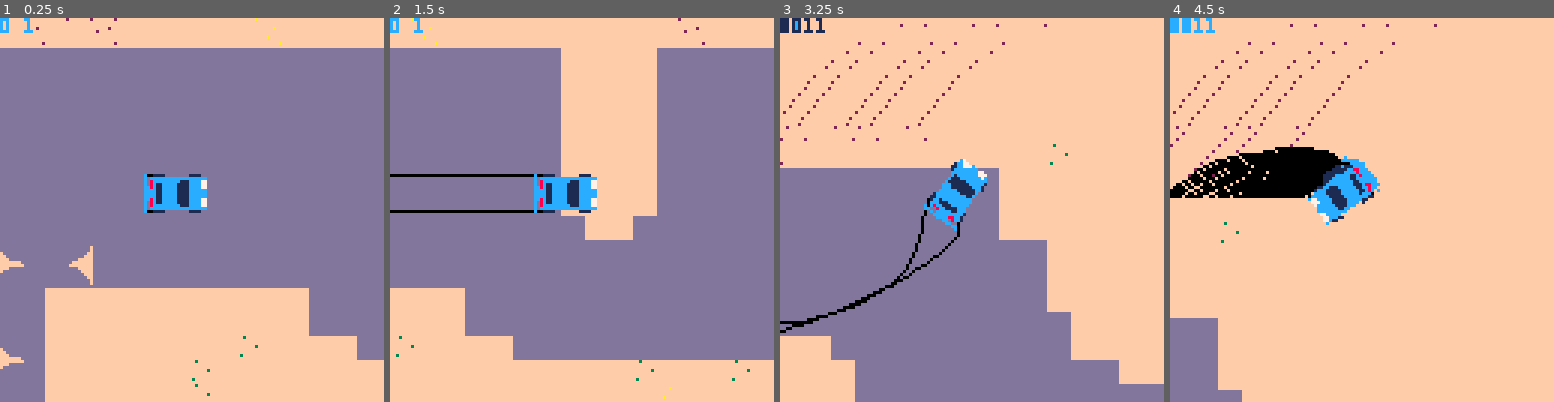
Above: before the commit, frames 1-4 (left to right).
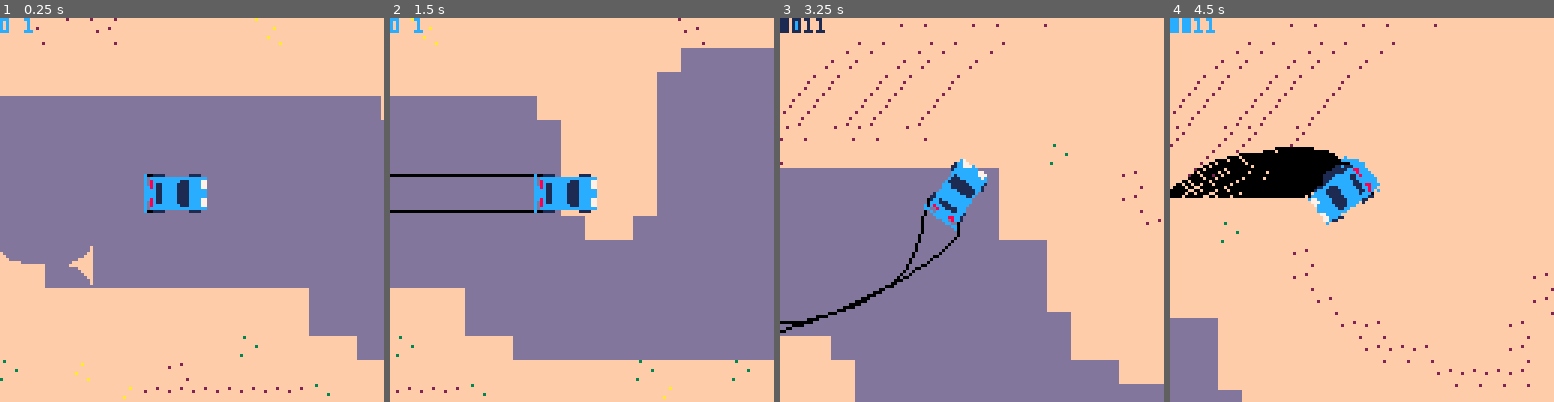
Above: after the commit, the same moments.

Repository: graearea/pico8
Game: PICO-8 cartridge skidmarks.p8
Two runs of this game, one before a commit and one after it. Both use one fixed random seed, a clock stepped at 60 frames per second and the inputs below.
Inputs:
- Up to frame 1 (0.25 s): no input
- Up to frame 2 (1.5 s): no input
- Up to frame 3 (3.25 s): hold Left 1.97-2.37 s; hold Right from 2.87 s (still down)
- Up to frame 4 (4.5 s): release Right at 3.53 s; hold Right from 4.13 s (still down)

The runs differ from the first frame. In frame 1, 17% of the frame differs, in the area x 0-100%, y 7-100%; in frame 2, 6.4%; in frame 3, less than 0.1%; in frame 4, 0.3%.

Commit message:
shitty map

Diff:
--- a/skidmarks.p8
+++ b/skidmarks.p8
@@ -260,27 +260,27 @@
 00000000000000000000000000000000000000000000000000000000000000000000000000000000000000000000000000000000000000000000000000000000
 00000000000000000000000000000000000000000000000000000000000000000000000000000000000000000000000000000000000000000000000000000000
 00000000000000000000000000000000000000000000000000000000000000000000000000000000000000000000000000000000000000000000000000000000
-000000707000a0b0c0b1c1b1c1b0c0a1b1c1b3c3d3000000005000b2c2b2c2000000000000000000000000000000000000500000000000000000000000a1b1a1
+00000000000000000000000000000000500000000000000000000000000000000000000000000000000000000000000000500000000000000000000000a1b1a1
 b1a2b2c2c1c1a10050000000000000000000000000000000000000000000000000a1b1c1a1b1c1c1000000000000000000000040000000000000000000000000
-000000000070a1b1c1b2c2b2c2b1b1c1b2c2d200000040000000a0b0b2c2d2000000000000000000000000000000000000000070000000000000000000a2b2a2
+00000000000000000000000000000000000000000000000000000000000000005000000000000000000000000000000000000070000000000000000000a2b2a2
 b2c2a2b2c2c2a1b1c1a10000000000000000000000000000000000000000500000a2b2c2a2b2c2c2000000000000000000000000400000000000000000000000
-0000000000a0a2b2c2b1c1c2b1c1b2c2b3c3d300000000000050a1b1c1d1d30000000000000000000000000000000000000000000000000000005000000000a1
+000000000000000050000000500000500000500000000000000000000000000050500000000000000000000000000000000000000000000000005000000000a1
 b1c1a1b1c1c1a1b1c1c10000005000000000000000000000000050000000000000a1b1a2b2c2c1c1000000000000000000000000400000000000000000000000
-0000000000a1b1c1c3b2c2c3b2c2c3d3000000000040000000a0b0b2c2d2000000000000000050000000500000500000500000000000007000000000000000a2
+000000000000005000000000000000000000505000000000000000000000000000500000000050000000500000500000500000000000007000000000000000a2
 b2c2a2b2c2c2a2b2c2c2b1c1a10000000000000050000000000070000000000000a2b2c2a2b2c2c2000000000000000050000000004050000000000000000000
-0000000000a2b2c2d20070000000000000000000000000a0b0c0b1c1d1d300000000000000500000000000000000000050500000000000000000000000000000
+00000040000040000000000000000000000000500000500040000000000000000000000000500000000000000000000050500000000000000000000000000000
 a2b2c2a1b1a2b2c2a1b1c1a1b1c1a1a1b1c1a1b1c1a1b1c1a1a1b1c1a1b1c1a1a1a1b1c1a1b1c1c1000000005000000000000000000000000000000050000000
-0000000000b1c1b1c1b1c1b1c1b1c1b1c1b1c1b1c1b1c1b1c1c1b2c2d24040400040000040000000000000000000000000505000000000000000005000000000
+00000000000000000000400000000000000000000000505000000000400000004000000040000000000000000000000000505000000000000000005000000000
 a1b1c1a2b2c2a2b2a1b1c1a1b1c1c1a1b1c1a1b1c1a1b1c1c1a1b1c1a1b1c1c1a1a2b2c2a2b2c2c2005000000000000000000000004040000000000000000000
-0050000000b2c2b2c2b2c2b2c2b2c2b2c2b2c2b2c2b2c2b2c2c2d2c3d30000000000000000000000400000000000000000000000500000000000007000005000
+00500000000000000000000000004000000040000000005000000000000000000000000000000000400000000000000000000000500000000000007000005000
 a2b2c2a1b1c1a1b1a2b2c2a2b2c2c2a2b2c2a2b2c2a2b2c2c2a2b2c2a2b2c2c2a2b2c2a2b2c2c200000000000000000000000000000040000000000000000000
-0000000000a2b2c2b1c1b1c1b1c1b1c1b1c1b1c1b1c1c2d2b3c3d350000000000000000000000000000000004000000040000000005000000000000000000000
+00000000000050000000000000000000000000000000000000000000000000000000000000000000000000004000000040000000005000000000000000000000
 000000a2b2c2a2b2a1b1a2b2c2c1c1a1b1a2a1b1a2b2c2c1c1a1b1a2b2c2c1c1a1b1a2b2c2c1c150000000000000000000000000004000000000000000000000
-0000000050a3b3c3b2c2b2c2b2c2b2c2b2c2b2c2b2c2c3d300000000000000000000000050000000000000000000000000004040505000000000500000007000
+00000000000000000000000000000000000000000000400000000000000000000000000050000000000000000000000000004040505000000000500000007000
 000000000000a1b1a2b2c2a2b2c2c2a2b2c2a2b2c2a2b2c2c2a2b2c2a2b2c2c2a2b2c2a2b2c2c250000000500000000000000040000000000000000000000000
-00000000000000000000000000000000000000000000000050000000000000500000000000000000000000000000000000000040000000000000005000000000
+00000000000000000000500000000000000000000000000050000000000000500000000000000000000000000000000000000040000000000000005000000000
 000000000000a2b2a1b1c1a1b1c1c1a1b1c1a1b1c1a1b1c1c1a1b1c1a1b1c1c1a1b1c1a1b1c1c100000000000000000000000000000000000000000000000000
-00000000000000000000000000000000000000000000007000000000000000000000000000000000000000000000000000500040000000000000000000000000
+00000000000000000000000000000000000000000000000000000000000000000000000000000000000000000000000000500040000000000000000000000000
 7000000000000000a2b2c2a2b2c2c2a2b2c2a2b2c2a2b2c2c2a2b2c2a2b2c2c2a2b2c2a2b2c2c200000000005000000040000000000000000000000000000000
 00000000000000500000000000000000000040000000000000007000500000000050000000500050000000000000500050000040000000000000000000000000
 00007000700000000000000000000000400000000000000000000000500000000000000000500000000000504050000000000000000000000000000000000000
@@ -324,45 +324,45 @@
 00005000000000000000000000000000000000000000000000000000000000000040004000400000000000000000000000000000000000000000000000000000
 __map__
 0000000505050000000000070000000000000000000005000000000000050500050500050000000000000000000000000000000000000000000000000000000000000000000000000000000000000000000000000000000000000000000000000000000000000000000000000000000000000000000000000000000000000000
-0000050000050000000000000700000000000000000000050000010000050000000000000000000000040000000000000000000000000000000000000000000000000000000000000000000000000000000000000000000000000000000000000000000000000000000000000000000000000000000000000000000000000000
-001a1b1c1a1b1c1a1b1c1a1b1a1b1c1a1b1c000000001a1a1b1c1a1b1c1a1a1b1c1a1a1b1c1a1b000000000000000000000000000000000000000000000000001a1b1c1a1b1c1a000000000000000000000000000000000000000000000000000000000000000000000000000000000000000000000000000000000000000000
-002a2b2c2a2b2c2a2b2c2a2b2a2b2c2a2b2c000000002a1a1b1c1a1b1c1c1a1b1c1c2a2b2c2a2b000000000000000000000000000000000000000000000000001a1b1c1a1a1b1c1a1b1c1a0005000005000005000500000500000005000000000500000000000000050000000000050000000500000505000000000000000000
-001a1b2a2b2c1c1a1b2a2b2c1a1b2a2b2c1c000000001a2a2b2c2a2b2c2c2a2b2c2c1a1b2a2b2c0000000000000000000000000000000000000000001a1b1c1a2a2b2c2a1a1b1c1a1b1c1a1b1c1a1b1c1a0000000000000000000000000000000000000000000000000000000000000000000000000000000000000000000000
-002a2b2c2a2b2c2a2b2c2a2b2a2b2c2a1414000000002a1a1b2a2b2c1c1c2b2c1c1c1a1b1c1a1b1c1a0000000000000000000000000000000000001a1a1b1c1a1a1b2a2b2a2b2c2a2b2c1a1b1c1a1b1a1b1c1a1b1c1a000000000000000000000000000000000000000000000000040404000000000000000000000000000000
-001a1b1c1a1b1c1a1b1c1a1b1a1b1c1a1414000000001a2a2b2c2a2b2c2c2a2b2c2c1a1b1c1a1b1c1c0000000000000000000000000000000000001a2a2b2c2a2a2b2c2a1a1b2a2b2c1c2a2b2c2a2b1a1b1c1a1b1c1c000000000000000000000000000004000004000004000000000000000000000000000000000000000000
-002a2b2c2a1a1b1c1a1a1b1c1a1b1c1a1414000000002a1a1b1c1a1b1c1c1a1b1c1c2a2b2c2a2b2c2c0000000000000000000000000000001c1a1b1b1a1b2a2b1a1b1c1a2a2b2c2a2b2c1a1b2a2b2c2a2b2c2a2b2c2c000004000000000000000400040000000000000000000000000000000000000000000000000000000000
+0000050000050000000000000700000000000000000000050000010000050000000000000000000000040000000000000000000000000000000505050000000000000000000000000000000000000000000000000000000000000000000000000000000000000000000000000000000000000000000000000000000000000000
+00000000000000000000000000000000000000000000001a1b1c1a1b1c1a1a1b1c1a1a1b1c1a1b000000000005000000000000000000000505050000000000001a1b1c1a1b1c1a000000000000000000000000000000000000000000000000000000000000000000000000000000000000000000000000000000000000000000
+000000000000000000000000000000000000000000002a1a1b1c1a1b1c1c1a1b1c1c2a2b2c2a2b000000000005000000000000000000050500000000000000001a1b1c1a1a1b1c1a1b1c1a0005000005000005000500000500000005000000000500000000000000050000000000050000000500000505000000000000000000
+001a1b2a2b2c1c1a1b2a2b2c1a1b2a2b2c00000000001a2a2b2c2a2b2c2c2a2b2c2c1a1b2a2b2c0000000000000500000000000000000500000000001a1b1c1a2a2b2c2a1a1b1c1a1b1c1a1b1c1a1b1c1a0000000000000000000000000000000000000000000000000000000000000000000000000000000000000000000000
+002a2b2c2a2b2c2a2b2c2a2b2a2b2c2a1414000000002a1a1b2a2b2c1c1c2b2c1c1c1a1b1c1a1b1c1a0000000000050500000000000500000000001a1a1b1c1a1a1b2a2b2a2b2c2a2b2c1a1b1c1a1b1a1b1c1a1b1c1a000000000000000000000000000000000000000000000000040404000000000000000000000000000000
+001a1b1c1a1b1c1a1b1c1a1b1a1b1c1a1414000000001a2a2b2c2a2b2c2c2a2b2c2c1a1b1c1a1b1c1c0000000000000505050000000500000000001a2a2b2c2a2a2b2c2a1a1b2a2b2c1c2a2b2c2a2b1a1b1c1a1b1c1c000000000000000000000000000004000004000004000000000000000000000000000000000000000000
+002a2b2c2a1a1b1c1a1a1b1c1a1b1c1a1414000000002a1a1b1c1a1b1c1c1a1b1c1c2a2b2c2a2b2c2c0000000000000000000505050500001c1a1b1b1a1b2a2b1a1b1c1a2a2b2c2a2b2c1a1b2a2b2c2a2b2c2a2b2c2c000004000000000000000400040000000000000000000000000000000000000000000000000000000000
 001a1b1c1d1a1b1c1a1a1b1c1a1b1c1c1414000000001a2a2b2c2a2b2c2c2a2b2c1a1a1b2a2b2c1c1c1b000000000000000000000000001b1a1b1c1a2a2b2c2a2a2b2c2a1a1b1c1a1b1c2a2b2c2a2b1a1b1a1b1c1a1b1c1a00000000000000000004000005000700000000000000000000000000000000000000000000000000
 002a2b2c2d2a2b2c2a2a2b2c2a2b2c2c14142a00002a1a1b1c1a1b1c2a0000002a1a2a2b2c2a2b2c2c1b000000000000000000000000002b1a1b1c2a1a1b1c1a1b1c1c1b2a2b2c2a2b2c1a1b1c1a1b2a2b1a1b1c1a1b1c1c00000000000000000004000500000705000000000000000000000000000000000000000000000000
 003a3b3c3d1a1b2a2b1a1b2a2b2c1c1c1414141414142a2b2c2a2b2c00000000002a1a1b1c1a1b1c1c2b1a1a000000000000000000001a1b2a2b2c1a2a2b2c2a2b2c2c000000000000002a2b2c2a2b1a1b2a2b2c2a2b2c2c0005000000000000001a1b1c1a1b1c1a000000000000000000000000000000000000000000000000
-000a0b0c0d2a2b2c2a2a2b2c2a2b2c2c1414141414141a1b2a2b2c1c00000000001a2a2b2c2a2b1a1b1c1a1b1a1a000000000000002c1a1b1a1b2a2a2b2c2a2b2c2c000000000000000000000700002a2b1a1b1a1b1c1a1b1c1a000000000000001a1b1c1a1b1c1c070004000000000000000400000400040400000000000000
-001a1b00000000000000000000001c1c2a141414142a2a2b2c2a2b2c00000000002a2b2c2a2b2c1a1a1b1c1a1b1c1a0000000000001c2a2b2a2b2c2a2b2c2c0000000000000000000000000000000000002a2b1a1b1c1a1b1c1c000000000000002a2b2c2a2b2c2c000007000004000000000000040000040400000000000000
-002a2b00000000000000000000002c2c1a1b141c2b1a1a1b1c1a1b1c00000000001a1b1c1a1b1c2a1a1b1c1a1b1c1c00000000002b2c1a1b1a1b1c1a1b1c1c0000000000000000000000000000000000001a1b2a2b1a1b1c1a1b1c1a00000000001a1b2a2b2c1c1c000000000000000000000000000000000000000000000000
-003a3b000000000000000004000000002a2b2c2c3b2a2a2b2c2a2b2c00000000002a2b2c2a2b2c1a2a2b2c2a2b2c2c000000001a1b1c2a2b2a2b2c2a2b2c2c000000001a1b1c1a1b1c1a000000000000002a2b1a1b1a1b1c1a1b1c1c00000000002a2b2c2a2b2c2c000007000000070507000000000500000000000000000000
-000a0b00000000000004000000000000000000000004000000040000040400000000000000001a2a1a1b2a2b2c1c1c000700001a1b1c1a1b1c1a1b1c1c0000000000001a1b1c1a1b1c1c0000000000000000002a2b2a1a1b1c1a1b1c1a000000001a1b1c1a1b1c1c000000000000070000000707070707070700000000000000
-001a1b0000000000000400000000000000000000000007000000000500040000000000000000001a2a2b2c2a2b2c2c000000002a2b2c2a2b2c2a2b2c2c0000001a1b1c1a1b1c1a2b2c2c1a00000000000000001a1b1a1a1b1c1a1b1c1c000000002a2b2c2a2b2c2c000000000000000000000000000000000007070000000000
-002a2b0000000404040000000000000000050005000700000000040000000000000000000004002a1a1b1a1b1c1a1a1b1c1a1b1a1b2a2b2c1c1c0000000000001a1b1c1a1b1c1c2c1c1c1c1b1c1a00000000002a2b2a2a2b2c2a2b2c2c000000001a1b1c1a1b1c1a000000000000000000000000000000000000050000000000
-003a3b000000000000000000000000000000070705000000000505000004001a1b1c1d00000000002a2b1a1b1c1a1a1b1c2a2b2a2b2c2a2b2c2c0000000000002a2b2c2a2b2c2c2b2c2c2c1b1c1c000000000000001a1a1b2a2b2c1c1c000000001a1b1c1a1b1c1c000000000000000000000000000000000000050000000000
-001a1b0000000000000000000000000000070705151515151515150a0b0c1b1c2b2c2d00000000001a1b2a2b2c2a2a2b2c1a1b1a1b1c1a1b1c1c0000001a1b1c1a1b1c1a2c1c1c1b1c1c1c2b2c2c000000000000002a1a1b1c1a1b1c1a000000002a2b2c2a2b2c2c000000000000000000000000000007000000000000000000
-002a2b0000000505050000000000000000000700151515151515151a1b1c2b2c3b1b1c00000000001a1b1a1b2a2b1a1b2a2a2b2a2b2c2a2b2c2c0000001a1b1c1a1b1c1c2b2c2c2b2c2c2c2c1c1c1a000000000000001a1b1c1a1b1c1c070000001a1b2a2b2c1c1c000000000000000000000000000000000000050000000000
-003a14000000000007000000050000000a000000151515151515152a2b2c2d2a2b2b2c04000000042a2b2a2b2c1a2a2b2c1a1b1c1a1b1c1c00000000052a2b2c2a2b2c2c1b1c1c1a1b1c1c2b2c2c1c0000000000001a1b1c1a1b1c1a2c000000072a2b2c2a2b2c2c070007000400000000000000000000000007000000000000
-00001a000000000400000000070400070000001d0b0c0d000000151b1c1b1c3a3b3c3d00000000001a1b1a1b1c1a1a1b1c2a2b2c2a2b2c2c00000000001a1b2a2b2c1c1c2b2c2c2a2b2c2c1b1c1c2c0500040400001a1b1c1a1b1c1c1c000500001a1b1c1a1b1c1c000000000404070007000000000000000005000700000000
-00002a000000000004000004000000000000002d1b1c1d000005002b2c2b2c0400000000000000002a2b2a2b2c2a2a2b2c2a2b2c2c000000000000001a1b1c1a1b1c1a2c0000002a2b2c2a2b2c2c1c1b1c1a04001a1b1c1a1b1c1a2c2c050000052a2b2c2a2b2c2c000000000000000000070007070707070700000000000000
-00003a00000000000000040000000000000000142b2c2d000004001a1b1c1d0707050000000000001a1b1c1a1b1a1b2a2b2c1c1c00000005000000001a1b1c1a1b1c1c1c000007002a2b2c2a2b2c2c1b1c1c00001a1b1c1a1b1c1c1c1c050000001a1b1c1a1b1c1a000000000000040000000000000000000707070007000000
-00000000000000000000000000001c000000003a3b3c140c0d00001b1c1b1c00000700000000000000002c2a2b2a2b2c2a2b2c2c00000000000000002a2b2c2a2b2c2c2c000000001a1b1c1a1b1c1c2b2c2c1c1a1b1c1a2a2b2c2c2c2c000400041a1b1c1a1b1c1c000000000000000000000000000000000000000000000000
-0000000000000000000000000000000000000000001a1b1c1d00002b2c2b2c00040000070000000000000000000000000000000000000000000000001a1b2a2b2c1c1c00000000002a2b2c2a2b2c2c2c1c1c1c1a1b1c1c2b2c1c1c1c00050500002a2b2c2a2b2c2c000000000000000400000000000000000000000000070700
-000000000000000000000000000000000500000a0b2a2b2c2d00001b1c1b1c00000004000007000000050000000000000000000000000000000000002a1a1b1c1a1b1c1a000000000005002a2b2c2a2b2c2c2c2a2b2c2c2a2b2c2c2c00050000001a1b2a2b2c1c1c000000000000000000000000000000000500000000000700
-000000000000000000000000000000000000001a1b143b3c3d00002b2c2b2c00000000000000000700000000000000040000050500000000000000001a1a1b1c1a1b1c1c000000000000001a1b1c1a1b1c1c2a2b2c1c1c1a1b1c1c0000000000002a2b2c2a2b2c2c070000000000000000040000000000000000000000000700
-00000000000000000000000000000004000a0b2a2b2c2d000000001b1c1b1c00000000000000000000000700000000000000000000000000000000002a2a2b1a1b1c1a1b1c1a00000000002a2b2c2a2b2c2c2c2a2b2c2c2a2b2c2c0000000005001a1b1c1a1b1c1c000000000000000000000000000500000000000000000000
-00000000000000000000000000000000051a1b1b1c3c3d000000002b2c2b2c0000000000050000000500000000070000000000000500000500000000001a1b1a1b1c1a1b1c1c000000050000050000001a1b1c1a1b1c1c000000000000000000052a2b2c2a2b2c2c000000000000000000000405000000000000000000000000
-0000000700000000000000000000000a0b2a2b2b2c0400000000001b1c1b1c0000000000000000000000000000000000070000000000000005000000002a2b2a2b2c2a2b2c2c000000000000000000002a2b2c2a2b2c2c000000000000000005001a1b1c1a1b1c1a000500000005000000000000000000000000000000000000
-…(11 lines of a section not shown)…
+0000000c0d2a2b2c2a2a2b2c2a2b2c2c1414141414141a1b2a2b2c1c00000000001a2a2b2c2a2b1a1b1c1a1b1a1a000000000000002c1a1b1a1b2a2a2b2c2a2b2c2c000000000000000000000700002a2b1a1b1a1b1c1a1b1c1a000000000000001a1b1c1a1b1c1c070004000000000000000400000400040400000000000000
+00000000000000000000000000001c1c2a141414142a2a2b2c2a2b2c00000000002a2b2c2a2b2c1a1a1b1c1a1b1c1a0000000000001c2a2b2a2b2c2a2b2c2c0000000000000000000000000000000000002a2b1a1b1c1a1b1c1c000000000000002a2b2c2a2b2c2c000007000004000000000000040000040400000000000000
+00000000000000000000000000002c2c1a1b141c2b1a1a1b1c1a1b1c00000000001a1b1c1a1b1c2a1a1b1c1a1b1c1c00000000002b2c1a1b1a1b1c1a1b1c1c0000000000000000000000000000000000001a1b2a2b1a1b1c1a1b1c1a00000000001a1b2a2b2c1c1c000000000000000000000000000000000000000000000000
+000000000000000000000004000000002a2b2c2c3b2a2a2b2c2a2b2c00000000002a2b2c2a2b2c1a2a2b2c2a2b2c2c000000001a1b1c2a2b2a2b2c2a2b2c2c000000001a1b1c1a1b1c1a000000000000002a2b1a1b1a1b1c1a1b1c1c00000000002a2b2c2a2b2c2c000007000000070507000000000500000000000000000000
+00040000070000000500000000000000000000000004000000040000040400000000000000001a2a1a1b2a2b2c1c1c000700001a1b1c1a1b1c1a1b1c1c0000000000001a1b1c1a1b1c1c0000000000000000002a2b2a1a1b1c1a1b1c1a000000001a1b1c1a1b1c1c000000000000070000000707070707070700000000000000
+0000000000000705050505050505040000000000000007000000000500040000000000000000001a2a2b2c2a2b2c2c000000002a2b2c2a2b2c2a2b2c2c0000001a1b1c1a1b1c1a2b2c2c1a00000000000000001a1b1a1a1b1c1a1b1c1c000000002a2b2c2a2b2c2c000000000000000000000000000000000007070000000000
+0000000000050500000700000000050500050005000700000000040000000000000000000004002a1a1b1a1b1c1a1a1b1c1a1b1a1b2a2b2c1c1c0000000000001a1b1c1a1b1c1c2c1c1c1c1b1c1a00000000002a2b2a2a2b2c2a2b2c2c000000001a1b1c1a1b1c1a000000000000000000000000000000000000050000000000
+000000050005000500000000070000000505070705000400000700000005000000000000000000002a2b1a1b1c1a1a1b1c2a2b2a2b2c2a2b2c2c0000000000002a2b2c2a2b2c2c2b2c2c2c1b1c1c000000000000001a1a1b2a2b2c1c1c000000001a1b1c1a1b1c1c000000000000000000000000000000000000050000000000
+000000000500000000000000000004000007000000050000000000000000000000000004000000001a1b2a2b2c2a2a2b2c1a1b1a1b1c1a1b1c1c0000001a1b1c1a1b1c1a2c1c1c1b1c1c1c2b2c2c000000000000002a1a1b1c1a1b1c1a000000002a2b2c2a2b2c2c000000000000000000000000000007000000000000000000
+000000000500000000000000000000000000000700000000000000040000070000000000000000001a1b1a1b2a2b1a1b2a2a2b2a2b2c2a2b2c2c0000001a1b1c1a1b1c1c2b2c2c2b2c2c2c2c1c1c1a000000000000001a1b1c1a1b1c1c070000001a1b2a2b2c1c1c000000000000000000000000000000000000050000000000
+000000000000000000000000000000000000000000000700000000000000000000070000000000042a2b2a2b2c1a2a2b2c1a1b1c1a1b1c1c00000000052a2b2c2a2b2c2c1b1c1c1a1b1c1c2b2c2c1c0000000000001a1b1c1a1b1c1a2c000000072a2b2c2a2b2c2c070007000400000000000000000000000007000000000000
+000000000000000000000000000000000500000005000000000700000000000000000000070000001a1b1a1b1c1a1a1b1c2a2b2c2a2b2c2c00000000001a1b2a2b2c1c1c2b2c2c2a2b2c2c1b1c1c2c0500040400001a1b1c1a1b1c1c1c000500001a1b1c1a1b1c1c000000000404070007000000000000000005000700000000
+000000000005000000050000050000000000000000000000000000000700000000000000000500002a2b2a2b2c2a2a2b2c2a2b2c2c000000000000001a1b1c1a1b1c1a2c0000002a2b2c2a2b2c2c1c1b1c1a04001a1b1c1a1b1c1a2c2c050000052a2b2c2a2b2c2c000000000000000000070007070707070700000000000000
+000000000500000000000000000000000000000000000000000000000005000000000000000000001a1b1c1a1b1a1b2a2b2c1c1c00000005000000001a1b1c1a1b1c1c1c000007002a2b2c2a2b2c2c1b1c1c00001a1b1c1a1b1c1c1c1c050000001a1b1c1a1b1c1a000000000000040000000000000000000707070007000000
+0400000400000000000000000000000000000000000000000000000000000000000000000000000000002c2a2b2a2b2c2a2b2c2c00000000000000002a2b2c2a2b2c2c2c000000001a1b1c1a1b1c1c2b2c2c1c1a1b1c1a2a2b2c2c2c2c000400041a1b1c1a1b1c1c000000000000000000000000000000000000000000000000
+0000000000000004000000000000000000000000000000000000000000000004000000000500000000000000000000000000000000000000000000001a1b2a2b2c1c1c00000000002a2b2c2a2b2c2c2c1c1c1c1a1b1c1c2b2c1c1c1c00050500002a2b2c2a2b2c2c000000000000000400000000000000000000000000070700
+0000000000000000000000040000000000000500000005000005000005000000000000000505000000050000000000000000000000000000000000002a1a1b1c1a1b1c1a000000000005002a2b2c2a2b2c2c2c2a2b2c2c2a2b2c2c2c00050000001a1b2a2b2c1c1c000000000000000000000000000000000500000000000700
+0000000500000000000000000000000000050000000000000000000005050000000000000005000700000000000000040000050500000000000000001a1a1b1c1a1b1c1c000000000000001a1b1c1a1b1c1c2a2b2c1c1c1a1b1c1c0000000000002a2b2c2a2b2c2c070000000000000000040000000000000000000000000700
+0000000000000000000000000004000004000000000000000000000000050000070000000000000000000700000000000000000000000000000000002a2a2b1a1b1c1a1b1c1a00000000002a2b2c2a2b2c2c2c2a2b2c2c2a2b2c2c0000000005001a1b1c1a1b1c1c000000000000000000000000000500000000000000000000
+000000000000000000000000000000000000000004000000000000000000000000050000040000000500000000070000000000000500000500000000001a1b1a1b1c1a1b1c1c000000050000050000001a1b1c1a1b1c1c000000000000000000052a2b2c2a2b2c2c000000000000000000000405000000000000000000000000
+000000000000000000000000000000000000000000000000040000000400000000000000000000000000000000000000070000000000000005000000002a2b2a2b2c2a2b2c2c000000000000000000002a2b2c2a2b2c2c000000000000000005001a1b1c1a1b1c1a000500000005000000000000000000000000000000000000
+…(11 lines of a section not shown)…
